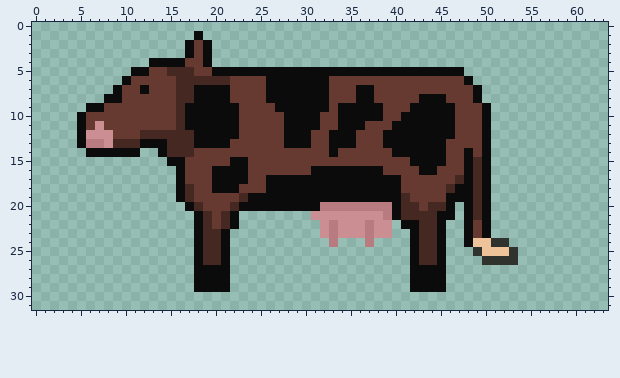
Edited in one commit: pixel-art file (src/assets/images/own/cow.aseprite). This is how it looked before the edit.
64x32 pixels, 1 frame.
The same view after the edit:
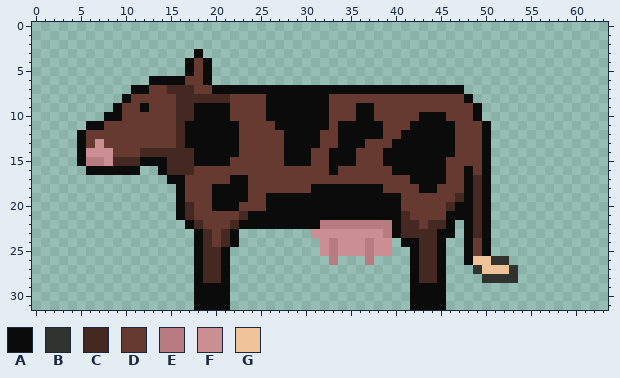
Palette (. is transparent): A #0b0b0b  B #30332d  C #462823  D #663931  E #b87c80  F #cb8e93  G #eec39a
Difference:
Changed rows in their new state; - is an unchanged pixel.
first column x 5:
 1 -------------.-----------------------------------
 2 ------------...----------------------------------
 3 ------------.A.----------------------------------
 4 --------....A------------------------------------
 5 ------......A-A............................------
 6 -----...AAAADDA.............................-----
 7 ----..A---C--DD--AAAA-------AAA--AAAAAAAAAA..----
 8 ---..A-------CCCC--------------DD-----DDD--A.----
 9 -...A--A----C----D---A-------DD--D---DDDDD--A.---
10 ...AA-------C----D---AA----A-DD--D--DD---D--A.---
11 .AA-------------------A----A----AA-DD------------
12 -DDD---DDDD-A-------------A-D--AAADD-------------
13 -DFDDDDDDDD-A----A--------A-D--A--D------A-------
14 AFFFDDDCCC---AAAAA-----AAA---AA---A------A-D-----
15 AEEFCCCAAACCCAAAADD----AAA--AAA---AAA------DD----
16 -AAAAAA--ACCC--DDDD-------DD-DDDDD-AAA--A---D----
17 ----------A----DD----DDDDDDDDDDDDDDD-AAAA-D------
18 ------------D-----A--DDDDD--------DD--AA-DD------
19 ------------D--AAAADD---------------D----DC------
20 -----------ACD-AAADDD------AAAAAAAA-DD-DDCA------
21 -----------ACDD-DDCAAAAAAAAAAAAAAAA--DDDD-A------
22 ------------ACD-DCAAAAAAAAAE-EEE-EEACCD-CA--C----
23 ---------------DCA--------F-F---F-EACC---A--C----
24 ---------------DCA---------F-FFF-FF-A-------DA..-
25 ---------------------------FEFFFEFF--------ADA...
26 ----------------------------E---E----------AGG--.
27 --------------CC----------------------CC----BGGGB
28 --------------CC----------------------CC-----BBBB
30 -------------AAAA--------------------AAAA--------
31 -------------AAAA--------------------AAAA--------
Boxes around the changes in both pictures, in picture pixels (x1, y1, x2, y2):
changed: (77, 31, 518, 310)
